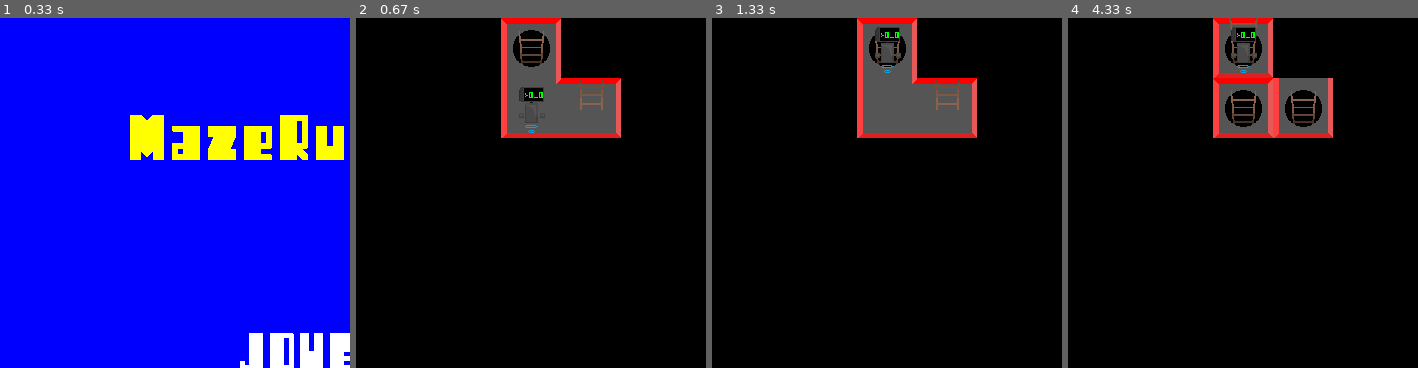
Above: before the commit, frames 1-4 (left to right).
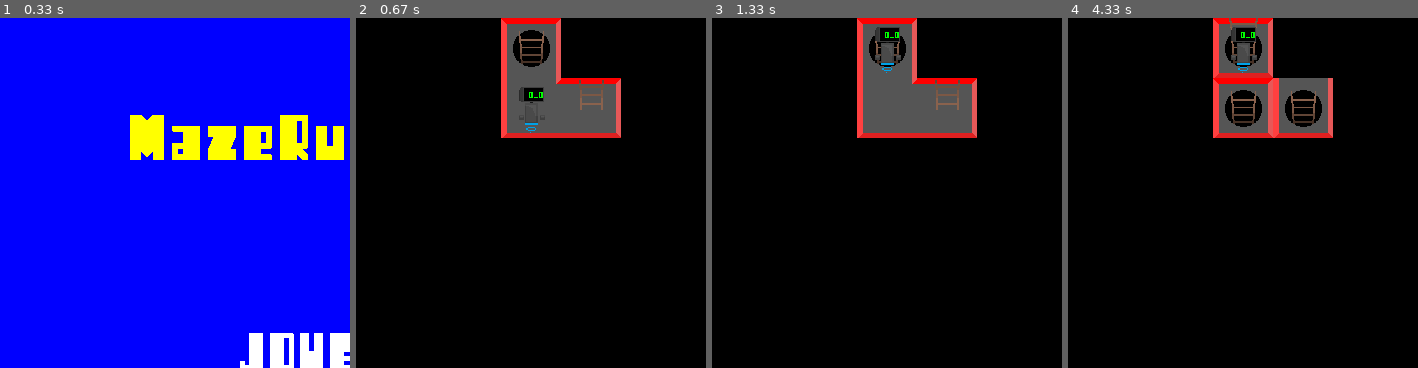
Above: after the commit, the same moments.

Repository: AndrienMont/VISI301
Game: pygame game, started from prototype alpha-2.py
Two runs of this game, one before a commit and one after it. Both use one fixed random seed, a clock stepped at 60 frames per second and the inputs below.
Inputs:
- Up to frame 1 (0.33 s): no input
- Up to frame 2 (0.67 s): tap Enter at 0.33 s
- Up to frame 3 (1.33 s): hold Up 0.67-1.13 s
- Up to frame 4 (4.33 s): hold Down 2.23-2.53 s; hold Up 3-3.37 s; hold L from 4.07 s (still down); hold Down from 4.07 s (still down)
The pictures show only the part of the screen within x 5-55%, y 0-50%; the shares and areas given below are measured in that part.

Frame 1 is identical in both runs. In frame 2, less than 0.1% of the frame differs, in the area x 48-52%, y 21-33%; in frame 3, less than 0.1%, in the area x 46-54%, y 4-16%; in frame 4, less than 0.1%.

Commit message:
PLUS DE LEGOs CHAMPAGNE git add prototype\ alpha-2.py

Diff:
--- a/prototype alpha-2.py
+++ b/prototype alpha-2.py
@@ -54,7 +54,7 @@
                 tile = (tile[0], tile[1]+1, posZ_F4)
         if not estDansListe(baseTiles, tile):
                         baseTiles.extend([tile])
-        print(len(baseTiles))
+        #print(len(baseTiles))
 
 
 
@@ -252,6 +252,17 @@
     cmd3 = font.render("Utilisez L pour descendre d'un étage lorsque vous êtes sur une échelle descendante", 1, (255,255,255))
     revelerCouloirs(dedale[joueur.Z], joueur.X, joueur.Y, joueur.Z, posXY)
 
+    def recolterEclats(listeEclats):
+        i_ = 0
+        quantiteEclatsRecoltes = 0
+        while (i_<len(listeEclats)): #Eclat
+                if joueur.X == listeEclats[i_][0] and joueur.Y == listeEclats[i_][1] and joueur.Z == listeEclats[i_][2] :
+                        del listeEclats[i_]
+                        quantiteEclatsRecoltes = quantiteEclatsRecoltes + 1 #shard_amount += 1
+                        i_ = i_ - 1
+                i_ = i_ + 1
+        return quantiteEclatsRecoltes
+
 
 
     while jeu:
@@ -269,50 +280,35 @@
                                 joueur.bouge("gauche")
                                 revelerCouloirs(dedale[joueur.Z], joueur.X, joueur.Y, joueur.Z, posXY)
                                 NbDeplacements = NbDeplacements + 1
-                                for i in range(0,len(Eclat)):
-                                        if joueur.X == Eclat[i][0] and joueur.Y == Eclat[i][1] and joueur.Z == Eclat[i][2] :
-                                                del Eclat[i]
-                                                shard_amount += 1
+                                shard_amount = shard_amount + recolterEclats(Eclat)
 
                     if event.key == K_RIGHT:
                         if not yAMur(dedale,joueur.X,joueur.Y,joueur.Z,"right"):
                                 joueur.bouge("droite")
                                 revelerCouloirs(dedale[joueur.Z], joueur.X, joueur.Y, joueur.Z, posXY)
                                 NbDeplacements = NbDeplacements + 1
-                                for i in range(0,len(Eclat)):
-                                        if joueur.X == Eclat[i][0] and joueur.Y == Eclat[i][1] and joueur.Z == Eclat[i][2] :
-                                                del Eclat[i]
-                                                shard_amount += 1
+                                shard_amount = shard_amount + recolterEclats(Eclat)
 
                     if event.key == K_UP:
                         if not yAMur(dedale,joueur.X,joueur.Y,joueur.Z,"up"):
                                 joueur.bouge("haut")
                                 revelerCouloirs(dedale[joueur.Z], joueur.X, joueur.Y, joueur.Z, posXY)
                                 NbDeplacements = NbDeplacements + 1
-                                for i in range(0,len(Eclat)):
-                                        if joueur.X == Eclat[i][0] and joueur.Y == Eclat[i][1] and joueur.Z == Eclat[i][2] :
-                                                del Eclat[i]
-                                                shard_amount += 1
+                                shard_amount = shard_amount + recolterEclats(Eclat)
 
                     if event.key == K_DOWN:
                         if not yAMur(dedale,joueur.X,joueur.Y,joueur.Z,"down"):
                                 joueur.bouge("bas")
                                 revelerCouloirs(dedale[joueur.Z], joueur.X, joueur.Y, joueur.Z, posXY)
                                 NbDeplacements = NbDeplacements + 1
-                                for i in range(0,len(Eclat)):
-                                        if joueur.X == Eclat[i][0] and joueur.Y == Eclat[i][1] and joueur.Z == Eclat[i][2] :
-                                                del Eclat[i]
-                                                shard_amount += 1
+                                shard_amount = shard_amount + recolterEclats(Eclat)
 
                     if event.key == K_l:
                         if not yAMur(dedale,joueur.X,joueur.Y,joueur.Z,"low"):
                                 joueur.bouge("low")
                                 revelerCouloirs(dedale[joueur.Z], joueur.X, joueur.Y, joueur.Z, posXY)
                                 NbDeplacements = NbDeplacements + 1
-                                for i in range(0,len(Eclat)):
-                                        if joueur.X == Eclat[i][0] and joueur.Y == Eclat[i][1] and joueur.Z == Eclat[i][2] :
-                                                del Eclat[i]
-                                                shard_amount += 1
+                                shard_amount = shard_amount + recolterEclats(Eclat)
 
 
                     if event.key == K_h:
@@ -320,10 +316,7 @@
                                 joueur.bouge("high")
                                 revelerCouloirs(dedale[joueur.Z], joueur.X, joueur.Y, joueur.Z, posXY)
                                 NbDeplacements = NbDeplacements + 1
-                                for i in range(0,len(Eclat)):
-                                        if joueur.X == Eclat[i][0] and joueur.Y == Eclat[i][1] and joueur.Z == Eclat[i][2] :
-                                                del Eclat[i]
-                                                shard_amount += 1
+                                shard_amount = shard_amount + recolterEclats(Eclat)
 
                 if (joueur.X*tailleCase == caseFinX and joueur.Y*tailleCase == caseFinY and joueur.Z*tailleCase == caseFinZ) and shard_amount >= 3 :
                         jeu = False
@@ -333,18 +326,18 @@
 
 
         screen.fill(couleur)
+
+        for i in range(len(posXY)):
+                 posX = posXY[i][0]
+                 posY = posXY[i][1]
+                 dessLab.affiche_case_V2_3D(posX, posY, joueur.Z, origine_x, origine_y, tailleCase, dedale, screen)
+
 
         if Eclat:
                 for i in range(0,len(Eclat)) :
                         if joueur.Z == Eclat[i][2] :
                                 screen.blit(shard, (Eclat[i][0]*tailleCase,Eclat[i][1]*tailleCase))
 
-
-        for i in range(len(posXY)):
-                 posX = posXY[i][0]
-                 posY = posXY[i][1]
-                 dessLab.affiche_case_V2_3D(posX, posY, joueur.Z, origine_x, origine_y, tailleCase, dedale, screen)
-
         if joueur.Z*tailleCase == caseFinZ :
                 screen.blit(fin , caseFin)
 
@@ -358,9 +351,10 @@
                 if abs(joueur.Y - joueur.spriteY) < 0.05:
                         joueur.spriteY = joueur.Y
 
-        if spriteCycle < 250:
+        spriteCyclePeriod = 30
+        if spriteCycle < spriteCyclePeriod/2:
                 screen.blit(joueur.sprite_idle_1 , (joueur.spriteX*tailleCase, joueur.spriteY*tailleCase))
-        elif spriteCycle < 500:
+        elif spriteCycle < spriteCyclePeriod:
                 screen.blit(joueur.sprite_idle_2 , (joueur.spriteX*tailleCase, joueur.spriteY*tailleCase))
         else:
                 spriteCycle = 0
@@ -372,8 +366,6 @@
         screen.blit(myfont.render(str(joueur.Z),1,(255,0,0)),(365,540))
         screen.blit(myfont.render(" du labyrinthe",1,(255,0,0)),(375,540))
 
-        if joueur.Z*tailleCase == caseFinZ :
-                screen.blit(fin , caseFin)
         screen.blit(text, (0,400))
         screen.blit(cmd1, (20,430))
         screen.blit(cmd2, (20,460))
